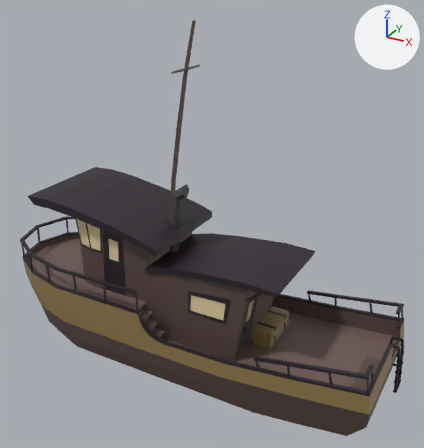
One commit to the glTF model Resources/Models/EmptyBoat1_a4_GD.glb: the scene before it, then after it.
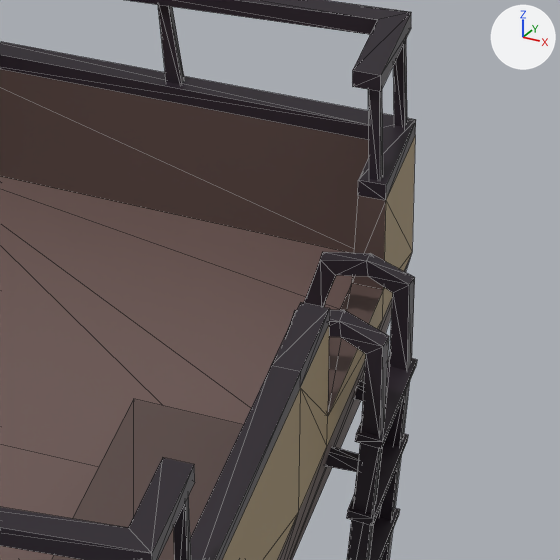
Each version is shown whole from a 50 mm camera at (12.4, -19.4, 15.8) aimed at (1.5, 0.4, 5.9), then close up on the part from 82% to 100% of the width and 67% to 84% of the height. Arrows for +X, +Y and +Z are at upper right; the lights stay in place. The close-ups show mesh edges as thin lines. Where no turn or scale is listed for an object, it has been applied to the vertices. Vertices at the same position are counted once.

Names of what the first close-up shows: 'Boat_Body', 'BowLadder'.
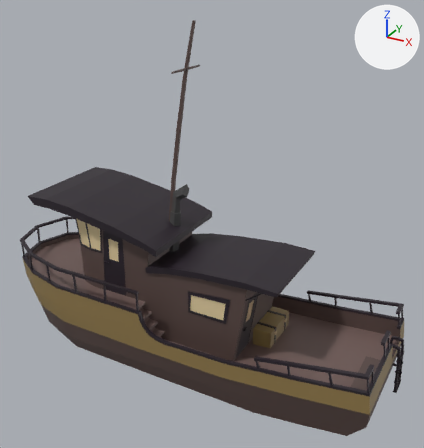
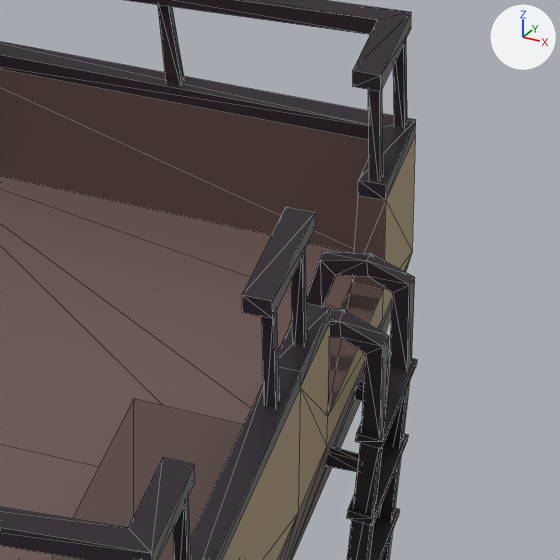
Boxes (x1, y1, x2, y2) around the edits, measured in the close-ups (560 x 560 px):
```json
{"part": 1, "of": "me_cube_017", "change": "added", "after": [262, 311, 280, 407], "on screen": "black"}
{"part": 2, "of": "me_cube_017", "change": "added", "after": [291, 252, 308, 346], "on screen": "black"}
{"part": 3, "of": "me_cube_017", "change": "added", "after": [242, 207, 315, 319], "on screen": "black"}
```

Edits to the scene script, one JSON object a line:
```json
{"block": "me_cube_017", "where": "# used by ob_boat_body; location = (0.0, 0.0, 2.0)"}
{"op": "remove", "block": "me_cube_017", "code": "me_cube_017.from_pydata(...)  # 1370 vertices, 2388 faces; spans x -8.3..9.5, y -3.0..3.0, z -3.7..12.0"}
{"op": "add", "block": "me_cube_017", "code": "me_cube_017.from_pydata(...)  # 1394 vertices, 2424 faces; spans x -8.3..9.5, y -3.0..3.0, z -3.7..12.0"}
{"block": "me_cube_017", "change": "me_cube_017 part 1: the loose piece of 8 vertices spanning x 9.2..9.4, y -2.1..-2.0, z 0.3..1.0 is copied, and the copy is moved by (0.0, 1.7, 0.0); it spans x 9.2..9.4, y -0.4..-0.3, z 0.3..1.0"}
{"block": "me_cube_017", "change": "me_cube_017 part 2: the loose piece of 8 vertices spanning x 9.2..9.4, y -2.1..-2.0, z 0.3..1.0 is copied, and the copy is moved by (0.0, 2.3, 0.0); it spans x 9.2..9.4, y 0.2..0.3, z 0.3..1.0"}
{"block": "me_cube_017", "change": "me_cube_017 part 3: 8 vertices added at x 9.1..9.3, y -0.5..0.4, z 1.0..1.1"}
```
